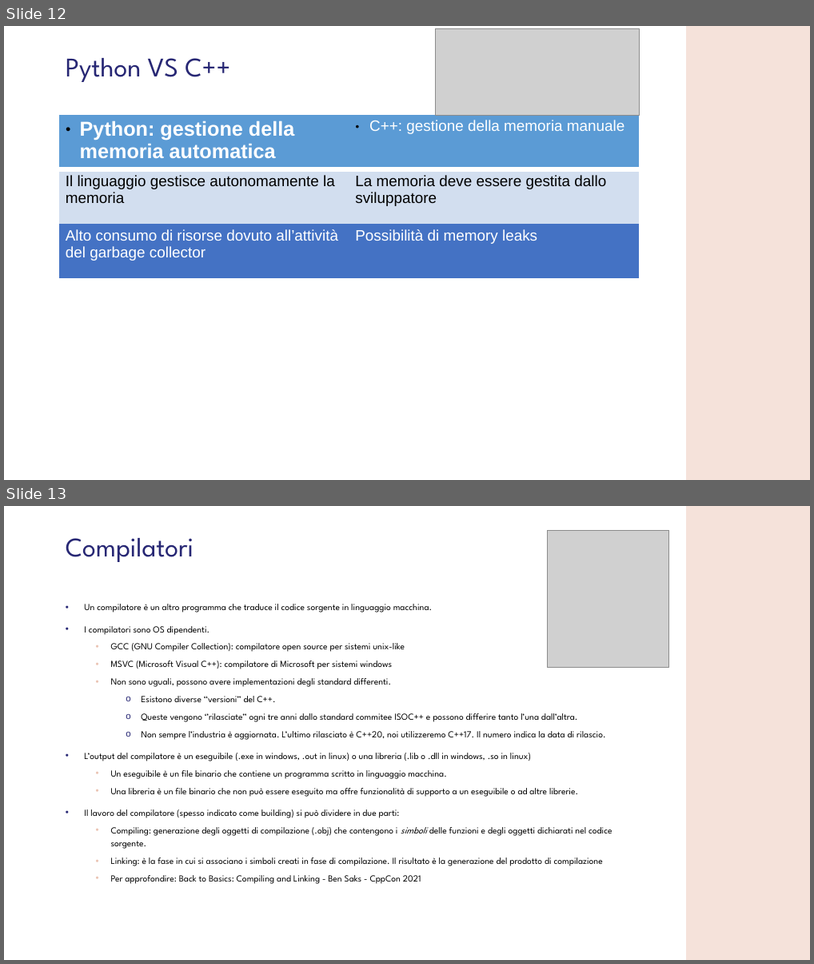
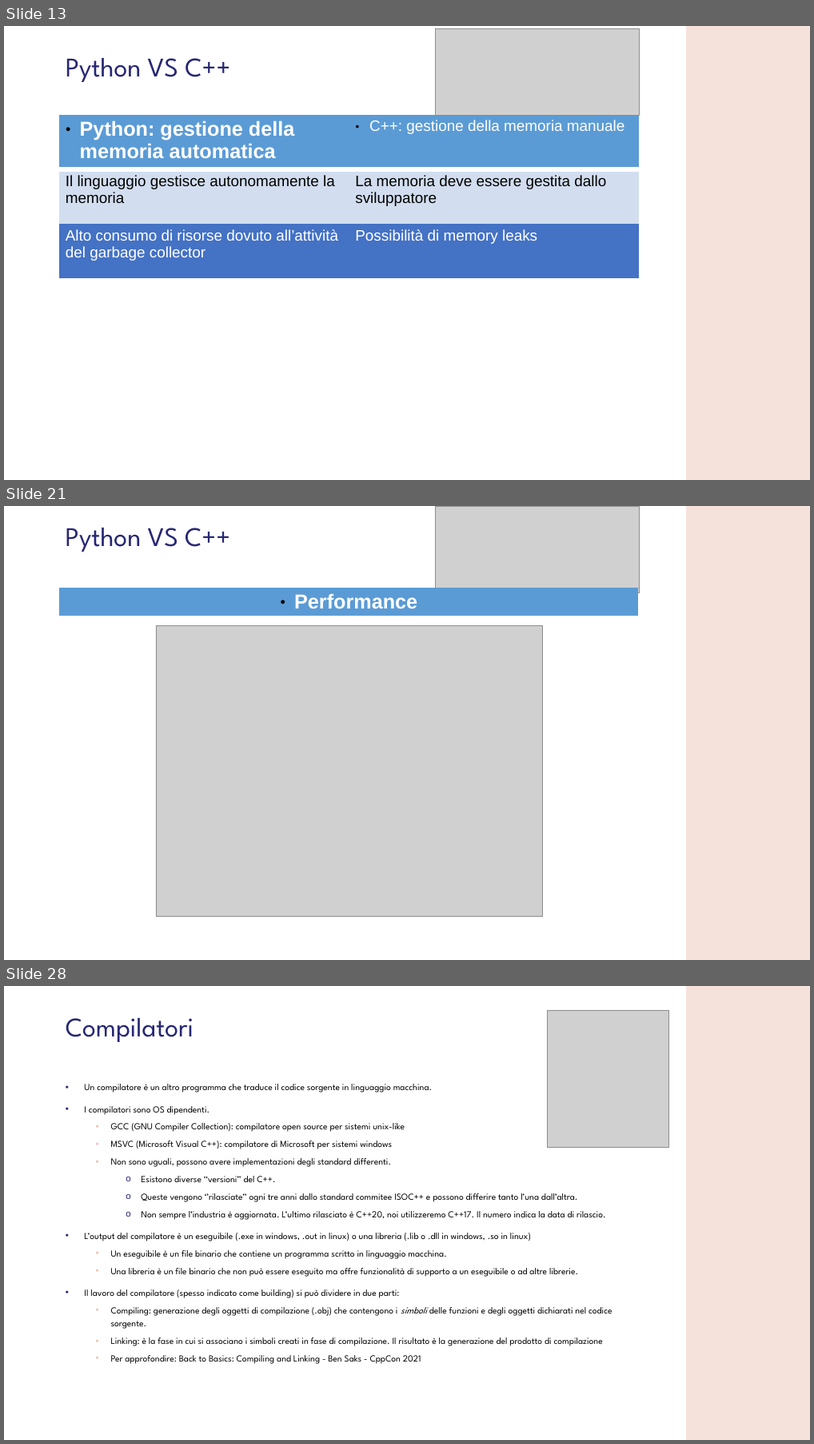
Before and after one commit to GMATZEU42/WS, a slide deck: WS01/WS_1.odp. Shown one above the other, each under a label of ours: slides 12 and 13 before the commit, slides 13, 21 and 28 after it; the slides between them are not shown. The pictures are 814x964 and 814x1444 pixels, drawn with LibreOffice and Linux fonts; fonts in the diff are those of the drawing; grey boxes stand for pictures; background and template pictures are left out. Boxes give left, top, right and bottom in pixels: in the first picture for what was removed or moved away, otherwise in the second. Text is boxed around its words. In the diff, an @@ line names an element or a change of style, - is before the commit and + after.

```diff
--- a/WS01/WS_1.odp
+++ b/WS01/WS_1.odp
@@ slide 21 added at [4,506,810,960], background #FFFFFF; not listed: 1 template element that a slide beside it also shows @@
@@ text added at [66,528,230,552], 32 pt, text #272774 @@
+Python VS C++
@@ picture added at [435,507,639,593] @@
@@ table added at [60,588,639,612], 1 rows, 1 columns @@
+Performance
@@ picture added at [156,626,543,916] @@
@@ what was slide 12 is now slide 13 @@
@@ what was slide 13 is now slide 28 @@
```
Also in this commit, not shown: 4 slides changed, 14 other slides added, 7 other files.
